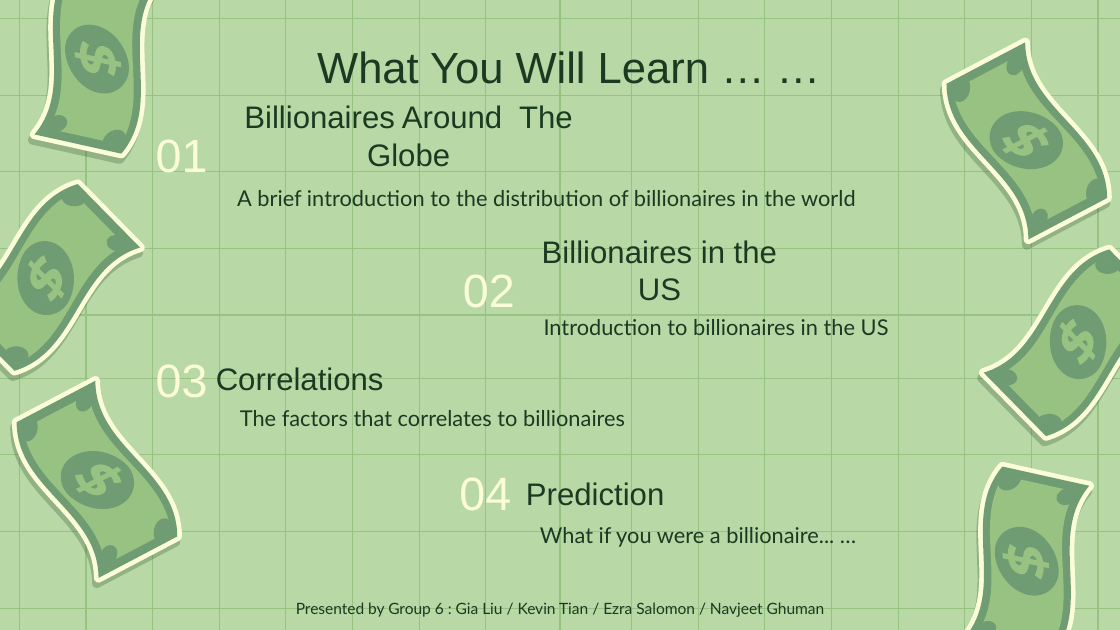
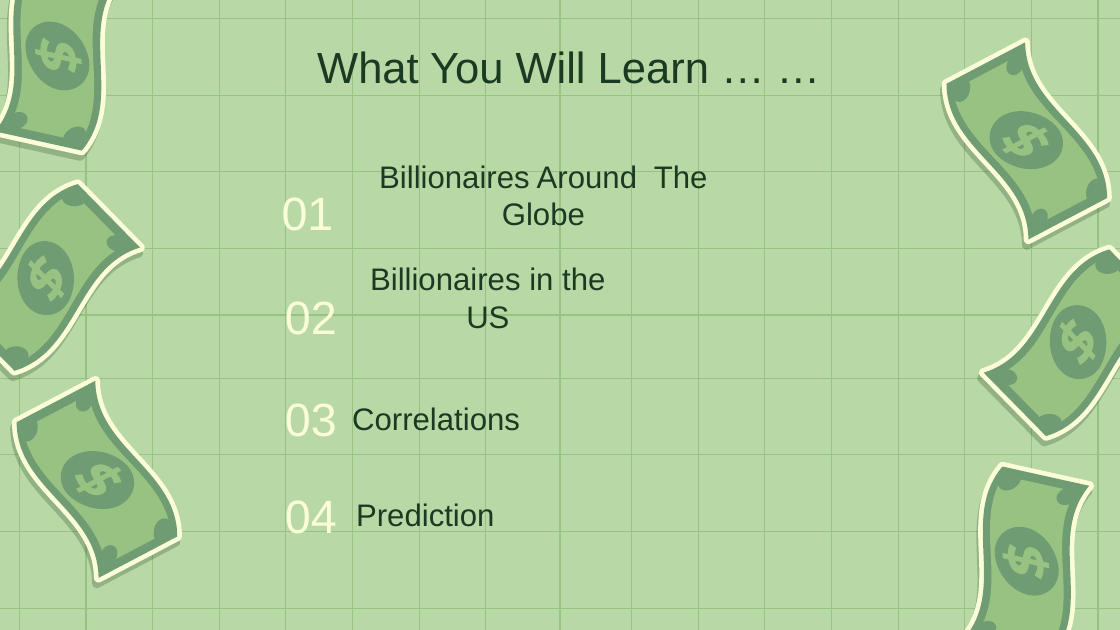
Before and after one commit to gialiubc/project_1, a slide deck: slide 3 of gia/who_are_the_billionaires.pptx. Drawn at 1120x630 pixels with LibreOffice and Linux fonts; fonts in the diff are those of the drawing. Boxes give left, top, right and bottom in pixels: in the first picture for what was removed or moved away, otherwise in the second. Text is boxed around its words. In the diff, an @@ line names an element or a change of style, - is before the commit and + after.

Commit message:
ppt for today's presentation

```diff
--- a/gia/who_are_the_billionaires.pptx
+++ b/gia/who_are_the_billionaires.pptx
@@ freeform shape: place and size @@
-freeform shape at (51,14,142,103)
+freeform shape at (12,12,103,101)
@@ 6 freeform shapes: place and size @@
-6 freeform shapes at (2,0,191,170)
+6 freeform shapes at (0,0,152,166)
@@ freeform shape: place and size @@
-freeform shape at (69,35,126,83)
+freeform shape at (29,33,87,81)
@@ title "Billionaires Around The Globe": place and size @@
-title "Billionaires Around The Globe" at (244,105,573,167)
+title "Billionaires Around The Globe" at (379,165,708,226)
@@ subtitle removed at (237,190,856,206) @@
-A brief introduction to the distribution of billionaires in the world
@@ title "01": place and size @@
-title "01" at (156,140,208,172)
+title "01" at (282,198,334,230)
@@ title "Billionaires in the US": place and size @@
-title "Billionaires in the US" at (542,240,777,301)
+title "Billionaires in the US" at (370,267,605,329)
@@ title "02": place and size @@
-title "02" at (463,275,515,307)
+title "02" at (285,302,337,334)
@@ subtitle removed at (544,319,889,336) @@
-Introduction to billionaires in the US
@@ subtitle removed at (240,410,625,427) @@
-The factors that correlates to billionaires
@@ title "03": place and size @@
-title "03" at (156,365,208,397)
+title "03" at (285,404,337,436)
@@ title "Correlations": place and size @@
-title "Correlations" at (216,367,384,391)
+title "Correlations" at (352,407,520,431)
@@ title "04": place and size @@
-title "04" at (459,478,511,510)
+title "04" at (285,501,337,533)
@@ title "Prediction": place and size @@
-title "Prediction" at (526,482,664,506)
+title "Prediction" at (356,503,494,527)
@@ subtitle removed at (540,527,834,547) @@
-What if you were a billionaire... …
@@ text removed at (296,602,825,617) @@
-Presented by Group 6 : Gia Liu / Kevin Tian / Ezra Salomon / Navjeet Ghuman
```
Also in this commit, not shown: 6 other slides changed, 2 slides removed.
